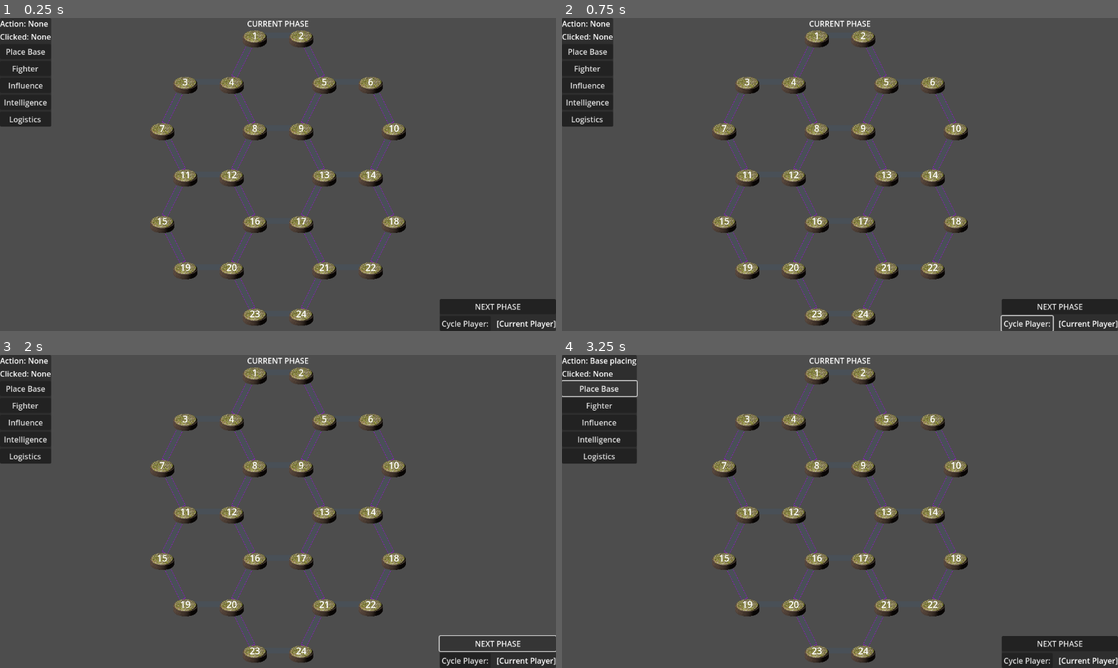
Above: before the commit, frames 1-4 (two rows, left to right).
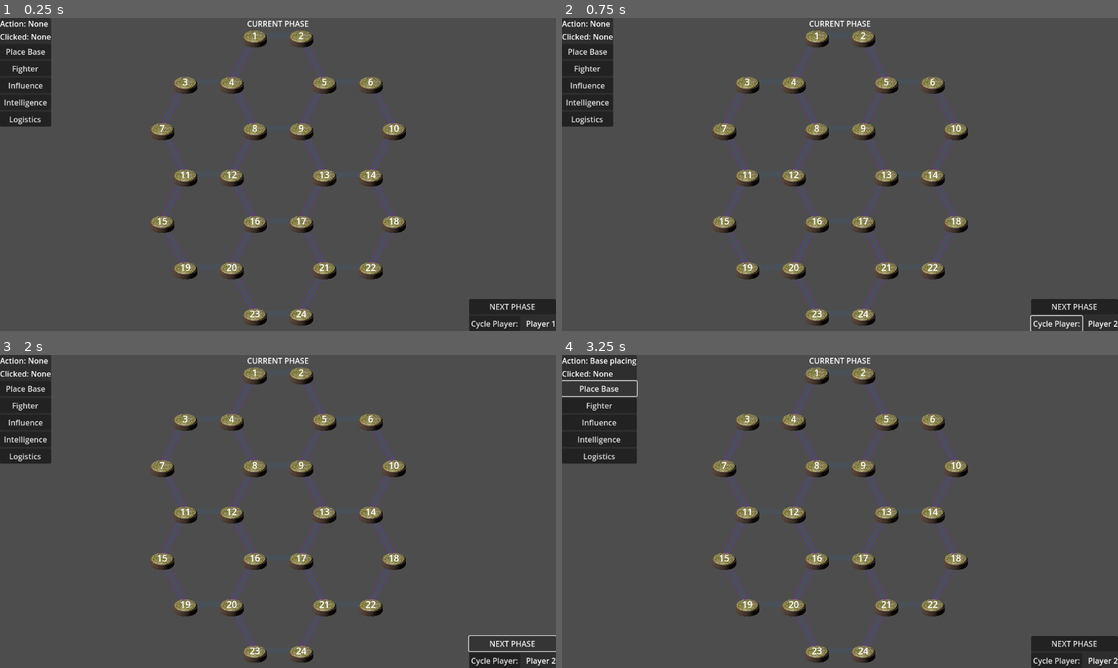
Above: after the commit, the same moments.

Repository: Sheepy3/insurgencygame
Game: Godot game, scene res://MapStuff/Map.tscn
Same seed, same stepped clock (60 frames per second), same inputs: the game is played once before the commit and once after it. The project has no main scene, so this scene is started directly.
Inputs:
- Up to frame 1 (0.25 s): no input
- Up to frame 2 (0.75 s): click "Cycle Player:" at 0.5 s
- Up to frame 3 (2 s): click "NEXT PHASE" at 1.25 s
- Up to frame 4 (3.25 s): click "NEXT PHASE" at 2 s; click "Place Base" at 2.75 s

The runs differ from the first frame. In frame 1, 0.9% of the frame differs, in the area x 79-100%, y 89-100%; in frame 2, 0.8%; in frame 3, 0.7%; in frame 4, 0.9%.

Commit message:
player cycling and data stored in overseer

Diff:
--- a/GUI/Game_UI.tscn
+++ b/GUI/Game_UI.tscn
@@ -88,7 +88,7 @@
 layout_mode = 2
 text = "Cycle Player:"
 
-[node name="Label" type="Label" parent="PanelContainer2/VBoxContainer/HSplitContainer"]
+[node name="Dynamic_Player" type="Label" parent="PanelContainer2/VBoxContainer/HSplitContainer"]
 layout_mode = 2
 text = "[Current Player]"
 
@@ -127,4 +127,5 @@
 [connection signal="pressed" from="PanelContainer/VBoxContainer/Influence_Button" to="." method="_on_influence_button_pressed"]
 [connection signal="pressed" from="PanelContainer/VBoxContainer/Intelligence_Network_Button" to="." method="_on_intelligence_network_button_pressed"]
 [connection signal="pressed" from="PanelContainer/VBoxContainer/Logistics_Network_Button" to="." method="_on_logistics_network_button_pressed"]
+[connection signal="pressed" from="PanelContainer2/VBoxContainer/HSplitContainer/Player_Switch_Button" to="." method="_on_player_switch_button_pressed"]
 [connection signal="timeout" from="Error_timer" to="." method="_on_error_timer_timeout"]
--- a/GUI/game_ui.gd
+++ b/GUI/game_ui.gd
@@ -5,6 +5,8 @@
 func _ready() -> void:
 	$Error_Message.hide()
 	show()
+	Overseer.change_player.connect(player_switch_ui)
+	Overseer.cycle_players()
 	pass # Replace with function body.
 
 # Called every frame. 'delta' is the elapsed time since the previous frame.
@@ -36,6 +38,13 @@
 	The_action.emit("Logistics") #transmits signal that Logistics button has been pressed
 	find_child("Dynamic_Action").text = "Logistics Network placing" #Updates "Dynamic" UI with current action (placing Logistics Network)
 
+func _on_player_switch_button_pressed() -> void:
+	Overseer.cycle_players()
+	pass # Replace with function body.
+
+func player_switch_ui() -> void:
+	$PanelContainer2/VBoxContainer/HSplitContainer/Dynamic_Player.text = Overseer.current_player
+
 func action_error(error_message:String) -> void:
 	$Error_Message.text = error_message
 	$Error_Message.show()
--- a/Helper_Scripts/Overseer.gd
+++ b/Helper_Scripts/Overseer.gd
@@ -2,9 +2,25 @@
 
 var players:Array = ["Player 1", "Player 2"] #hardcoded, would be procedurally generated based on playercount
 var players_colors:Array = ["#ff0000", "#0000ff"]
+var selected_player_index:int = -1
+var current_player:String
 #to-do: add player colors
 enum {MAINTENENCE, PURCHASE, PLACE_INFRA, UNIT_MOVEMENT,PLACE_MILITARY, COLLECT}
 
+signal change_player
+
+func cycle_players() -> void:
+	var playerquant:int = players.size()-1
+	if selected_player_index < playerquant:
+		selected_player_index +=1
+		current_player = players[selected_player_index]
+		change_player.emit()
+		print(current_player)
+	else:
+		selected_player_index = 0
+		current_player = players[selected_player_index]
+		change_player.emit()
+		print(current_player)
 
 # Called when the node enters the scene tree for the first time.
 func _ready() -> void:
